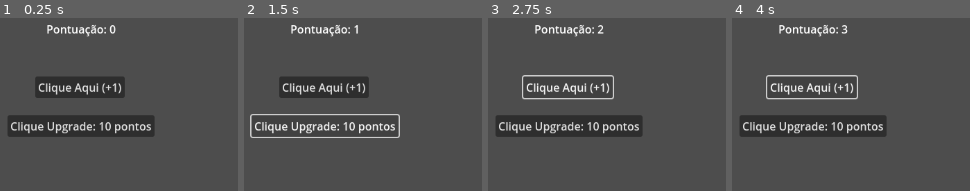
Above: before the commit, frames 1-4 (left to right).
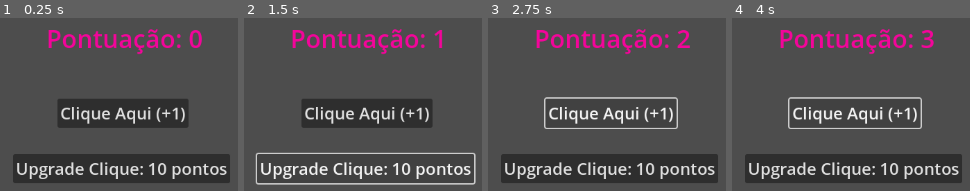
Above: after the commit, the same moments.

Repository: TarikPonciano/Tecnico-Jogos-Digitais-Sesc-1-Ano
Game: Godot game, scene res://clicker_game.tscn
The game is run twice, just before and just after one commit, with the same random seed, the same clock (stepped at 60 frames per second) and the same inputs. The project has no main scene, so this scene is started directly.
Inputs:
- Up to frame 1 (0.25 s): no input
- Up to frame 2 (1.5 s): click "Clique Aqui (+1)" at 0.5 s; click "Clique Upgrade: 10 pontos" (after the commit: "Upgrade Clique: 10 pontos") at 1.25 s
- Up to frame 3 (2.75 s): click "Clique Aqui (+1)" at 2 s
- Up to frame 4 (4 s): click "Clique Upgrade: 10 pontos" (after the commit: "Upgrade Clique: 10 pontos") at 2.75 s; click "Clique Aqui (+1)" at 3.5 s

The runs differ from the first frame. In frame 1, 34% of the frame differs, in the area x 3-97%, y 4-96%; in frame 2, 21%; in frame 3, 28%; in frame 4, 28%.

Commit message:
Jogo Clicker Aula 2 Tarde

Diff:
--- a/Turma 1º Tarde/Projetos Godot/clicker-tarde/clicker_game.gd
+++ b/Turma 1º Tarde/Projetos Godot/clicker-tarde/clicker_game.gd
@@ -2,34 +2,26 @@
 
 var pontuacao = 0
 
-var poder_click = 1
+var poder_clique = 1
 
-var custo_upgrade_click = 10
-var qtd_upgrade_click = 0
+var qtd_upgrade_clique = 0
+var custo_upgrade_clique = 10
+
+func atualizarInterface():
+	$RotuloPontuacao.text = str("Pontuação: ", pontuacao)
+	$BotaoClique.text = str("Clique Aqui (+",poder_clique,")")
+	$BotaoUpgradeClique.text = str("Upgrade Clique: ", custo_upgrade_clique," pontos")
 
 func _on_botao_clique_pressed() -> void:
-	pontuacao += poder_click
+	pontuacao += poder_clique
+	atualizarInterface()
 
-	$RotuloPontuacao.text = str("Pontuação: ", pontuacao)
+func _on_botao_upgrade_clique_pressed() -> void:
+	if pontuacao >= custo_upgrade_clique:
+		poder_clique += 1
+		pontuacao -= custo_upgrade_clique
+		qtd_upgrade_clique += 1
+		custo_upgrade_clique *= 1.2
+		custo_upgrade_clique = int(custo_upgrade_clique)
 
-# Conectar o botão de upgrade ao código
-# 1. Verificar se o jogador tem pontuação maior ou igual ao custo do upgrade
-# 2. Ao conseguir comprar o upgrade deve aumentar o poder de clique do jogador
-# 3. Deve reduzir a pontuação do jogador de acordo com o custo
-# 4. Deve elevar o custo para os próximos upgrades
-# 5. Atualizar os elementos visuais com as novas informações
-#Rotulo -> pontuacao
-#BotaoClique -> poder_clique
-#BotaoUpgradeClique -> custo_upgrade_clique
-func _on_botao_upgrade_clique_pressed() -> void:
-	if pontuacao >= custo_upgrade_click:
-
-		poder_click += 1
-		pontuacao -= custo_upgrade_click
-		custo_upgrade_click *= 1.2
-		custo_upgrade_click = int(custo_upgrade_click)
-		qtd_upgrade_click += 1
-
-		$RotuloPontuacao.text = str("Pontuação: ", pontuacao)
-		$BotaoClique.text = str("Clique Aqui (+",poder_click,")")
-		$BotaoUpgradeClique.text = str("Clique Upgrade: ",custo_upgrade_click," pontos")
+		atualizarInterface()
--- a/Turma 1º Tarde/Projetos Godot/clicker-tarde/clicker_game.tscn
+++ b/Turma 1º Tarde/Projetos Godot/clicker-tarde/clicker_game.tscn
@@ -8,23 +8,27 @@
 [node name="RotuloPontuacao" type="Label" parent="."]
 offset_left = 472.0
 offset_top = 104.0
-offset_right = 573.0
-offset_bottom = 127.0
+offset_right = 698.0
+offset_bottom = 154.0
+theme_override_colors/font_color = Color(0.952941, 0.0196078, 0.603922, 1)
+theme_override_font_sizes/font_size = 36
 text = "Pontuação: 0"
 
 [node name="BotaoClique" type="Button" parent="."]
-offset_left = 456.0
-offset_top = 184.0
-offset_right = 585.0
-offset_bottom = 215.0
+offset_left = 488.0
+offset_top = 216.0
+offset_right = 677.0
+offset_bottom = 258.0
+theme_override_font_sizes/font_size = 24
 text = "Clique Aqui (+1)"
 
 [node name="BotaoUpgradeClique" type="Button" parent="."]
-offset_left = 416.0
-offset_top = 240.0
-offset_right = 628.0
-offset_bottom = 271.0
-text = "Clique Upgrade: 10 pontos"
+offset_left = 424.0
+offset_top = 296.0
+offset_right = 737.0
+offset_bottom = 338.0
+theme_override_font_sizes/font_size = 24
+text = "Upgrade Clique: 10 pontos"
 
 [connection signal="pressed" from="BotaoClique" to="." method="_on_botao_clique_pressed"]
 [connection signal="pressed" from="BotaoUpgradeClique" to="." method="_on_botao_upgrade_clique_pressed"]
Not shown, changed: Turma 1º Tarde/Projetos Godot/clicker-tarde/clicker_game.gd.uid
Not shown: 1 places in Turma 1º Tarde/Projetos Godot/clicker-tarde/clicker_game.tscn that only renumber resources
